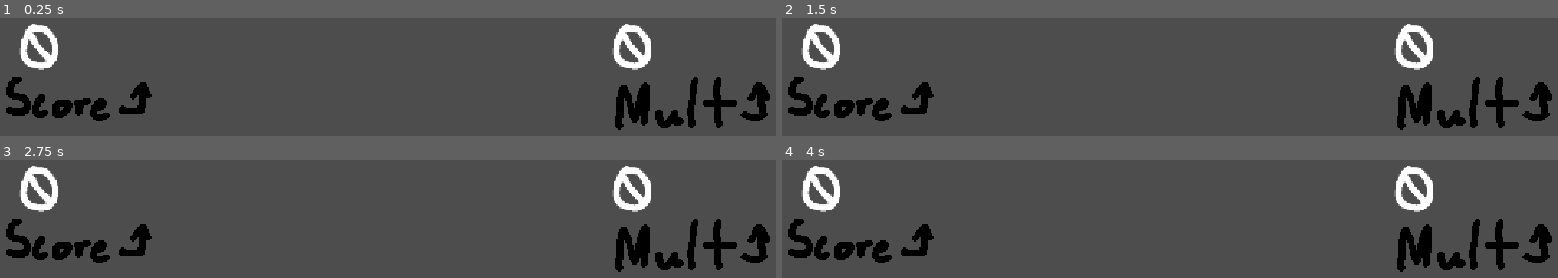
Above: before the commit, frames 1-4 (two rows, left to right).
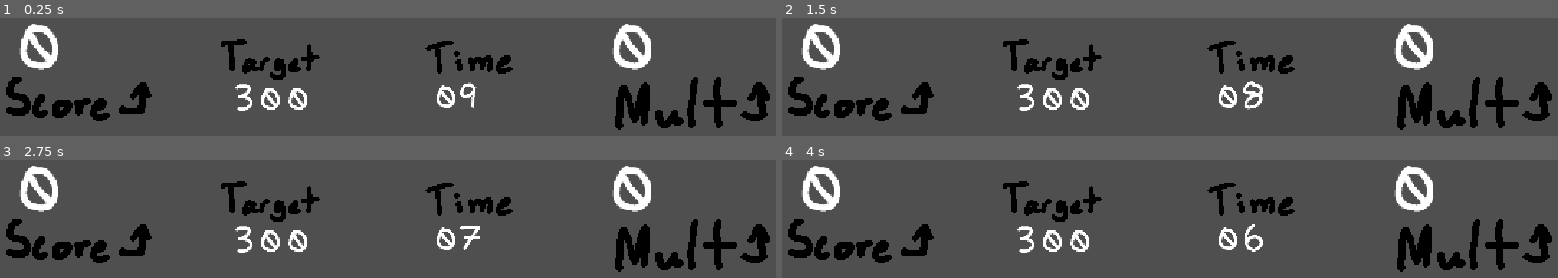
Above: after the commit, the same moments.

Repository: octokid12/Television
Game: Godot game, scene res://UI.tscn
Same seed, same stepped clock (60 frames per second), same inputs: the game is played once before the commit and once after it. Before the commit the project has no main scene; this scene is started directly in both runs.
Inputs (mouse positions are in pixels of both pictures, inside the frame that each line leads up to):
- Up to frame 1 (0.25 s): no input
- Up to frame 2 (1.5 s): tap Enter (ui_accept) at 0.5, 1.35 s; move the mouse to (outside the picture) at 0.52 s; hold Enter (ui_accept) 0.53-1.28 s; click (outside the picture) at 0.67 s; move the mouse to (outside the picture) at 1.27 s; click (outside the picture) at 1.42 s
- Up to frame 3 (2.75 s): tap Enter (ui_accept) at 1.52, 1.82, 2 s; move the mouse to (outside the picture) at 2.02 s; hold Enter (ui_accept) from 2.03 s (still down); click (outside the picture) at 2.17 s
- Up to frame 4 (4 s): move the mouse to (outside the picture) at 2.77 s; release Enter (ui_accept) at 2.78 s; tap Enter (ui_accept) at 2.85, 3.02, 3.32, 3.5 s; click (outside the picture) at 2.92 s; move the mouse to (outside the picture) at 3.52 s; hold Enter (ui_accept) from 3.53 s (still down); click (outside the picture) at 3.67 s

The runs differ from the first frame. In frame 1, 3.3% of the frame differs, in the area x 28-67%, y 17-79%; in frame 2, 3.4%; in frame 3, 3.3%; in frame 4, 3.3%.

Commit message:
more content

Diff:
--- a/Player.tscn
+++ b/Player.tscn
@@ -2,6 +2,7 @@
 
 [ext_resource type="Texture2D" uid="uid://dqwtjmpm3ee0d" path="res://Sprites/Terry.png" id="1_xhfnw"]
 [ext_resource type="Texture2D" uid="uid://lp1vykpit2u6" path="res://Sprites/dust.png" id="2_kpjcp"]
+[ext_resource type="Texture2D" uid="uid://ccwbwqg8dt8qs" path="res://Sprites/hypeandaura.png" id="3_kne1u"]
 
 [sub_resource type="GDScript" id="GDScript_grmq1"]
 script/source = "extends CharacterBody2D
@@ -38,6 +39,8 @@
 		animation.rotation = lerp_angle(rotation, 0, 0.2)
 
 func _physics_process(_delta):
+
+	Values.PlayerY = position.y
 
 	if Mode == \"Base\":
 		Multtimer -= 1
@@ -92,6 +95,12 @@
 
 func _on_area_2d_area_entered(_area: Area2D) -> void:
 	print(\"h\")
+
+
+func _on_firering_area_entered(_area: Area2D) -> void:
+	if Mode == \"Jump\":
+		$Fire.restart()
+		Values.Mult *= 2
 "
 
 [sub_resource type="AtlasTexture" id="AtlasTexture_kpjcp"]
@@ -202,14 +211,45 @@
 anim_speed_min = 1.0
 anim_speed_max = 2.0
 
+[sub_resource type="CircleShape2D" id="CircleShape2D_jb4wf"]
+radius = 27.0
+
+[sub_resource type="CanvasItemMaterial" id="CanvasItemMaterial_jb4wf"]
+particles_animation = true
+particles_anim_h_frames = 2
+particles_anim_v_frames = 2
+particles_anim_loop = false
+
+[sub_resource type="Curve" id="Curve_vstj6"]
+_data = [Vector2(0, 1), 0.0, 0.0, 0, 0, Vector2(0.73846155, 1), 0.0, 0.0, 0, 0, Vector2(1, 0), 0.0, 0.0, 0, 0]
+point_count = 3
+
+[sub_resource type="CurveTexture" id="CurveTexture_ci8qw"]
+curve = SubResource("Curve_vstj6")
+
+[sub_resource type="ParticleProcessMaterial" id="ParticleProcessMaterial_grmq1"]
+particle_flag_disable_z = true
+direction = Vector3(0, 1, 0)
+spread = 180.0
+initial_velocity_min = 50.0
+initial_velocity_max = 100.0
+gravity = Vector3(0, -98, 0)
+scale_min = 0.5
+alpha_curve = SubResource("CurveTexture_ci8qw")
+anim_speed_min = 1.0
+anim_speed_max = 2.0
+anim_offset_max = 1.0
+
 [node name="CharacterBody2D" type="CharacterBody2D" unique_id=1029943372]
 script = SubResource("GDScript_grmq1")
 
 [node name="Sprite" type="AnimatedSprite2D" parent="." unique_id=1521815821]
+z_index = 1
 texture_filter = 1
 position = Vector2(-6, 212)
 sprite_frames = SubResource("SpriteFrames_grmq1")
-animation = &"Hurt"
+animation = &"Jump"
+frame = 2
 offset = Vector2(6, -212)
 
 [node name="Area2D" type="Area2D" parent="." unique_id=260531875]
@@ -229,4 +269,25 @@
 texture = ExtResource("2_kpjcp")
 process_material = SubResource("ParticleProcessMaterial_xhfnw")
 
+[node name="Firering" type="Area2D" parent="." unique_id=184004956]
+collision_layer = 4
+collision_mask = 4
+
+[node name="CollisionShape2D" type="CollisionShape2D" parent="Firering" unique_id=963492578]
+position = Vector2(-5, 193)
+shape = SubResource("CircleShape2D_jb4wf")
+
+[node name="Fire" type="GPUParticles2D" parent="." unique_id=2097647425]
+z_index = 2
+texture_filter = 1
+material = SubResource("CanvasItemMaterial_jb4wf")
+position = Vector2(1, -12)
+emitting = false
+texture = ExtResource("3_kne1u")
+one_shot = true
+explosiveness = 1.0
+randomness = 0.5
+process_material = SubResource("ParticleProcessMaterial_grmq1")
+
 [connection signal="area_entered" from="Area2D" to="." method="_on_area_2d_area_entered"]
+[connection signal="area_entered" from="Firering" to="." method="_on_firering_area_entered"]
--- /dev/null
+++ b/Scenes/Levels/level.tscn
@@ -0,0 +1,84 @@
+[gd_scene format=3 uid="uid://c0dwbmk8xs6tr"]
+
+[ext_resource type="Texture2D" uid="uid://c4aghggmk683e" path="res://Sprites/Sprite-0005.png" id="1_tq1so"]
+[ext_resource type="PackedScene" uid="uid://caso526hh1kb4" path="res://Player.tscn" id="2_rv5g2"]
+[ext_resource type="PackedScene" uid="uid://calha58w8nefh" path="res://UI.tscn" id="3_lhx7y"]
+[ext_resource type="Script" uid="uid://d3ub0u2fr8oe" path="res://Scripts/Cam.gd" id="4_i5435"]
+
+[sub_resource type="GDScript" id="GDScript_kfdsr"]
+resource_name = "Level1"
+script/source = "extends Node2D
+
+@onready var Player = $CharacterBody2D
+
+@onready var Pattern1 = preload(\"res://Scenes/Patterns/pattern_1.tscn\")
+@onready var Pattern2 = preload(\"res://Scenes/Patterns/pattern_2.tscn\")
+@onready var Pattern3 = preload(\"res://Scenes/Patterns/pattern_3hole.tscn\")
+@onready var Fring = preload(\"res://fring.tscn\")
+var Pattern1Delay: int = 100
+var Pattern2Delay: int = 200
+var Pattern3Delay:int = 100
+var Fringdealy: int = 300
+
+func _ready() -> void:
+	pass
+
+
+# Called every frame. 'delta' is the elapsed time since the previous frame.
+func _physics_process(_delta: float) -> void:
+	var SquarePattern = Pattern1.instantiate()
+	var unstaggeredSquare = Pattern2.instantiate()
+	var Followhole = Pattern3.instantiate()
+	var Hoop = Fring.instantiate()
+	if Pattern1Delay <= 0:
+		Pattern1Delay = 50
+		SquarePattern.position = Vector2(randi_range(13, 1148), randi_range(9, 626))
+		add_child(SquarePattern)
+	Pattern1Delay -= 1
+
+
+	if Pattern2Delay <= 0:
+		Pattern2Delay = 50
+		unstaggeredSquare.position = Vector2(randi_range(13, 1148), randi_range(9, 626))
+		add_child(unstaggeredSquare)
+	Pattern2Delay -= 1
+
+	if Pattern3Delay <= 0:
+		Pattern3Delay = 75
+		Followhole.position = Vector2(Player.position.x + randi_range(20, -20), Player.position.y + 193)
+		add_child(Followhole)
+	Pattern3Delay -= 1
+
+	if Fringdealy <= 0:
+		Fringdealy = 200
+		Hoop.position = Vector2(randi_range(43, 1079), randi_range(100, 356))
+		add_child(Hoop)
+	Fringdealy -= 1
+"
+
+[node name="Level" type="Node2D" unique_id=374076405]
+process_mode = 1
+script = SubResource("GDScript_kfdsr")
+
+[node name="BG" type="Sprite2D" parent="." unique_id=1321232466]
+z_index = -10
+texture_filter = 1
+position = Vector2(576, 322)
+scale = Vector2(1.1, 1.1)
+texture = ExtResource("1_tq1so")
+
+[node name="CharacterBody2D" parent="." unique_id=1029943372 instance=ExtResource("2_rv5g2")]
+position = Vector2(396, 188)
+
+[node name="CanvasLayer" parent="." unique_id=428428846 instance=ExtResource("3_lhx7y")]
+
+[node name="Camera2D" type="Camera2D" parent="." unique_id=2008483679]
+position = Vector2(575, 322)
+script = ExtResource("4_i5435")
+
+[node name="Time" type="Timer" parent="." unique_id=650921728]
+process_mode = 1
+wait_time = 60.0
+autostart = true
+
+[connection signal="HP_Changed" from="CharacterBody2D" to="Camera2D" method="_on_player_hp_changed"]
--- a/level.tscn
+++ b/Scenes/Levels/level2.tscn
@@ -1,9 +1,9 @@
-[gd_scene format=3 uid="uid://c0dwbmk8xs6tr"]
+[gd_scene format=3 uid="uid://3l8yvvlxrvfe"]
 
-[ext_resource type="Texture2D" uid="uid://c4aghggmk683e" path="res://Sprites/Sprite-0005.png" id="1_u52ul"]
-[ext_resource type="PackedScene" uid="uid://caso526hh1kb4" path="res://Player.tscn" id="2_vonw3"]
-[ext_resource type="PackedScene" uid="uid://calha58w8nefh" path="res://UI.tscn" id="3_oi3di"]
-[ext_resource type="Script" uid="uid://d3ub0u2fr8oe" path="res://Scripts/Cam.gd" id="4_0b4ue"]
+[ext_resource type="Texture2D" uid="uid://cm3rshyd6mqo7" path="res://Sprites/Road.png" id="1_3f8mu"]
+[ext_resource type="PackedScene" uid="uid://caso526hh1kb4" path="res://Player.tscn" id="2_5j5u1"]
+[ext_resource type="PackedScene" uid="uid://calha58w8nefh" path="res://UI.tscn" id="3_tnuy3"]
+[ext_resource type="Script" uid="uid://d3ub0u2fr8oe" path="res://Scripts/Cam.gd" id="4_d15yg"]
 
 [sub_resource type="GDScript" id="GDScript_kfdsr"]
 resource_name = "Level1"
@@ -14,9 +14,11 @@
 @onready var Pattern1 = preload(\"res://Scenes/Patterns/pattern_1.tscn\")
 @onready var Pattern2 = preload(\"res://Scenes/Patterns/pattern_2.tscn\")
 @onready var Pattern3 = preload(\"res://Scenes/Patterns/pattern_3hole.tscn\")
+@onready var Fring = preload(\"res://fring.tscn\")
 var Pattern1Delay: int = 100
 var Pattern2Delay: int = 200
 var Pattern3Delay:int = 100
+var Fringdealy: int = 300
 
 func _ready() -> void:
 	pass
@@ -27,6 +29,7 @@
 	var SquarePattern = Pattern1.instantiate()
 	var unstaggeredSquare = Pattern2.instantiate()
 	var Followhole = Pattern3.instantiate()
+	var Hoop = Fring.instantiate()
 	if Pattern1Delay <= 0:
 		Pattern1Delay = 50
 		SquarePattern.position = Vector2(randi_range(13, 1148), randi_range(9, 626))
@@ -45,9 +48,16 @@
 		Followhole.position = Vector2(Player.position.x + randi_range(20, -20), Player.position.y + 193)
 		add_child(Followhole)
 	Pattern3Delay -= 1
+
+	if Fringdealy <= 0:
+		Fringdealy = 200
+		Hoop.position = Vector2(randi_range(43, 1079), randi_range(100, 356))
+		add_child(Hoop)
+	Fringdealy -= 1
 "
 
 [node name="Level" type="Node2D" unique_id=374076405]
+process_mode = 1
 script = SubResource("GDScript_kfdsr")
 
 [node name="BG" type="Sprite2D" parent="." unique_id=1321232466]
@@ -55,15 +65,20 @@
 texture_filter = 1
 position = Vector2(576, 322)
 scale = Vector2(1.1, 1.1)
-texture = ExtResource("1_u52ul")
+texture = ExtResource("1_3f8mu")
 
-[node name="CharacterBody2D" parent="." unique_id=1029943372 instance=ExtResource("2_vonw3")]
-position = Vector2(349, 94)
+[node name="CharacterBody2D" parent="." unique_id=1029943372 instance=ExtResource("2_5j5u1")]
+position = Vector2(396, 188)
 
-[node name="CanvasLayer" parent="." unique_id=428428846 instance=ExtResource("3_oi3di")]
+[node name="CanvasLayer" parent="." unique_id=428428846 instance=ExtResource("3_tnuy3")]
 
 [node name="Camera2D" type="Camera2D" parent="." unique_id=2008483679]
 position = Vector2(575, 322)
-script = ExtResource("4_0b4ue")
+script = ExtResource("4_d15yg")
+
+[node name="Time" type="Timer" parent="." unique_id=650921728]
+process_mode = 1
+wait_time = 60.0
+autostart = true
 
 [connection signal="HP_Changed" from="CharacterBody2D" to="Camera2D" method="_on_player_hp_changed"]
--- /dev/null
+++ b/Scenes/loading.tscn
@@ -0,0 +1,32 @@
+[gd_scene format=3 uid="uid://d0qcotghs0iw4"]
+
+[ext_resource type="Script" uid="uid://c4rd7qpu1axk3" path="res://loading.gd" id="1_fim2r"]
+[ext_resource type="Texture2D" uid="uid://cdditi8nipe76" path="res://Sprites/StagePortraits/stage1.png" id="2_k66n3"]
+
+[node name="Loading" type="Node2D" unique_id=568957543]
+script = ExtResource("1_fim2r")
+
+[node name="Stage1" type="Sprite2D" parent="." unique_id=1169353500]
+z_index = 1
+position = Vector2(722, 283)
+texture = ExtResource("2_k66n3")
+
+[node name="ColorRect" type="ColorRect" parent="." unique_id=1508452309]
+offset_left = -34.0
+offset_top = -9.0
+offset_right = 1209.0
+offset_bottom = 673.0
+color = Color(0, 0, 0, 1)
+
+[node name="Label" type="Label" parent="." unique_id=924927915]
+offset_right = 40.0
+offset_bottom = 23.0
+text = "Loadin..."
+
+[node name="Done" type="Label" parent="." unique_id=1455057916]
+visible = false
+offset_left = 3.0
+offset_top = 38.0
+offset_right = 206.0
+offset_bottom = 61.0
+text = "Done loadin... Press Enter!"
--- /dev/null
+++ b/Scenes/main_menu.gd
@@ -0,0 +1,16 @@
+extends Node2D
+
+
+# Called when the node enters the scene tree for the first time.
+func _ready() -> void:
+	pass # Replace with function body.
+
+
+# Called every frame. 'delta' is the elapsed time since the previous frame.
+func _process(_delta: float) -> void:
+	pass
+
+
+func _on_play_normal_pressed() -> void:
+	Values.LoadableScene = "res://Scenes/Levels/level.tscn"
+	get_tree().change_scene_to_file("res://Scenes/loading.tscn")
--- /dev/null
+++ b/Scenes/main_menu.tscn
@@ -0,0 +1,34 @@
+[gd_scene format=3 uid="uid://cc0d571ixfdp8"]
+
+[ext_resource type="Script" uid="uid://ckscuwkjsu1q" path="res://Scenes/main_menu.gd" id="1_28flt"]
+
+[node name="Main menu" type="Node2D" unique_id=1892438682]
+script = ExtResource("1_28flt")
+
+[node name="VBoxContainer" type="VBoxContainer" parent="." unique_id=433013144]
+offset_left = 458.0
+offset_top = 382.0
+offset_right = 687.0
+offset_bottom = 483.0
+
+[node name="HBoxContainer" type="HBoxContainer" parent="VBoxContainer" unique_id=828443360]
+layout_mode = 2
+
+[node name="Play Normal" type="Button" parent="VBoxContainer/HBoxContainer" unique_id=196366895]
+layout_mode = 2
+text = "Play Campaign"
+
+[node name="Play Endless" type="Button" parent="VBoxContainer/HBoxContainer" unique_id=1221406724]
+layout_mode = 2
+text = "Play Endless"
+
+[node name="Settings" type="Button" parent="VBoxContainer" unique_id=1587097505]
+layout_mode = 2
+text = "Settings"
+
+[node name="Quit" type="Button" parent="VBoxContainer" unique_id=595904974]
+layout_mode = 2
+text = "Quit
+"
+
+[connection signal="pressed" from="VBoxContainer/HBoxContainer/Play Normal" to="." method="_on_play_normal_pressed"]
--- /dev/null
+++ b/Scenes/transitions.tscn
@@ -0,0 +1,72 @@
+[gd_scene format=3 uid="uid://cwruok0u0safl"]
+
+[ext_resource type="Texture2D" uid="uid://tvlhfgjbhcd6" path="res://Sprites/tran.png" id="1_q65v4"]
+
+[sub_resource type="Animation" id="Animation_q65v4"]
+length = 0.001
+tracks/0/type = "value"
+tracks/0/imported = false
+tracks/0/enabled = true
+tracks/0/path = NodePath("Transitions/Tran:visible")
+tracks/0/interp = 1
+tracks/0/loop_wrap = true
+tracks/0/keys = {
+"times": PackedFloat32Array(0),
+"transitions": PackedFloat32Array(1),
+"update": 1,
+"values": [true]
+}
+tracks/1/type = "value"
+tracks/1/imported = false
+tracks/1/enabled = true
+tracks/1/path = NodePath("Transitions/Tran:position")
+tracks/1/interp = 1
+tracks/1/loop_wrap = true
+tracks/1/keys = {
+"times": PackedFloat32Array(0),
+"transitions": PackedFloat32Array(1),
+"update": 0,
+"values": [Vector2(1765, 322)]
+}
+
+[sub_resource type="Animation" id="Animation_8qv0v"]
+resource_name = "Trianglewipe"
+length = 0.5
+tracks/0/type = "value"
+tracks/0/imported = false
+tracks/0/enabled = true
+tracks/0/path = NodePath("Transitions/Tran:visible")
+tracks/0/interp = 1
+tracks/0/loop_wrap = true
+tracks/0/keys = {
+"times": PackedFloat32Array(0),
+"transitions": PackedFloat32Array(1),
+"update": 1,
+"values": [true]
+}
+tracks/1/type = "value"
+tracks/1/imported = false
+tracks/1/enabled = true
+tracks/1/path = NodePath("Transitions/Tran:position")
+tracks/1/interp = 1
+tracks/1/loop_wrap = true
+tracks/1/keys = {
+"times": PackedFloat32Array(0, 0.5),
+"transitions": PackedFloat32Array(1, 1),
+"update": 0,
+"values": [Vector2(1765, 322), Vector2(428, 322)]
+}
+
+[sub_resource type="AnimationLibrary" id="AnimationLibrary_l833j"]
+_data = {
+&"RESET": SubResource("Animation_q65v4"),
+&"Trianglewipe": SubResource("Animation_8qv0v")
+}
+
+[node name="Transitions" type="AnimationPlayer" unique_id=1455238034]
+libraries/ = SubResource("AnimationLibrary_l833j")
+
+[node name="Tran" type="Sprite2D" parent="." unique_id=923930610]
+texture_filter = 1
+position = Vector2(428, 322)
+texture = ExtResource("1_q65v4")
--- a/Scripts/Cam.gd
+++ b/Scripts/Cam.gd
@@ -11,8 +11,6 @@
 		shake_strength = lerp(shake_strength, 0.0, shake_fade * delta)
 		offset = Vector2(randf_range(-shake_strength, shake_strength),
 						 randf_range(-shake_strength, shake_strength))
-	walkturn += 0.05
-	self.rotation = cos(walkturn)/500
 
 
 func _on_player_hp_changed() -> void:
--- a/Scripts/Values.gd
+++ b/Scripts/Values.gd
@@ -2,3 +2,14 @@
 
 var Score: int = 0
 var Mult: int = 0
+
+var Target
+
+var PlayerY: int
+
+
+var LoadableScene: String
+
+func _process(_delta: float) -> void:
+	if Mult < 0:
+		Mult = 0
--- /dev/null
+++ b/Scripts/fring.gd
@@ -0,0 +1,20 @@
+extends Node2D
+
+
+
+func _ready() -> void:
+	await get_tree().create_timer(5).timeout
+	queue_free()
+
+
+# Called every frame. 'delta' is the elapsed time since the previous frame.
+func _process(_delta: float) -> void:
+	if Values.PlayerY > position.y:
+		z_index = 0
+	else:
+		z_index = 1
+
+
+func _on_area_2d_area_entered(_area: Area2D) -> void:
+	await get_tree().create_timer(0.2).timeout
+	queue_free()
--- a/Scripts/ui.gd
+++ b/Scripts/ui.gd
@@ -1,5 +1,7 @@
 extends CanvasLayer
 
+@onready var timer = $Timer
+@onready var Labeltime = $Time/Time2
 
 # Called when the node enters the scene tree for the first time.
 func _ready() -> void:
@@ -8,5 +10,25 @@
 
 # Called every frame. 'delta' is the elapsed time since the previous frame.
 func _process(_delta: float) -> void:
+
+	if Values.Score >= int($Target/TargetScore.text):
+		$Score.modulate = "ffe945"
+	else:
+		$Score.modulate = "ffffff"
+
+
 	$Score.text = str(Values.Score)
 	$Mult.text = str(Values.Mult)
+	Labeltime.text = "%02d" % Time_Left()
+
+
+
+func Time_Left():
+	var time_left = timer.time_left
+	var minui = floor(time_left)
+	return minui
+
+
+func _on_timer_timeout() -> void:
+	get_tree().set_pause(true)
+	print("time's up!")
--- a/UI.tscn
+++ b/UI.tscn
@@ -6,30 +6,78 @@
 
 [sub_resource type="AtlasTexture" id="AtlasTexture_grmq1"]
 atlas = ExtResource("1_b3bc3")
-region = Rect2(0, 0, 256, 0)
+region = Rect2(0, 0, 256, 96)
 
 [sub_resource type="AtlasTexture" id="AtlasTexture_b3bc3"]
 atlas = ExtResource("1_b3bc3")
-region = Rect2(256, 0, 256, 0)
+region = Rect2(256, 0, 256, 96)
+
+[sub_resource type="AtlasTexture" id="AtlasTexture_g6l6n"]
+atlas = ExtResource("1_b3bc3")
+region = Rect2(256, 96, 256, 96)
+
+[sub_resource type="AtlasTexture" id="AtlasTexture_qui0h"]
+atlas = ExtResource("1_b3bc3")
+region = Rect2(0, 96, 256, 96)
 
 [node name="CanvasLayer" type="CanvasLayer" unique_id=428428846]
 script = ExtResource("1_3b2b5")
 
-[node name="Sprite2D" type="Sprite2D" parent="." unique_id=681072867]
+[node name="ColorRect" type="ColorRect" parent="." unique_id=1807284106]
+offset_left = -57.0
+offset_right = 1205.0
+offset_bottom = 214.0
+color = Color(0.34117648, 0.34117648, 0.34117648, 0.22352941)
+
+[node name="Score2" type="Sprite2D" parent="." unique_id=681072867]
 texture_filter = 1
 position = Vector2(113, 109)
 texture = SubResource("AtlasTexture_grmq1")
 
-[node name="Sprite2D2" type="Sprite2D" parent="." unique_id=900211967]
+[node name="Mult2" type="Sprite2D" parent="." unique_id=900211967]
 texture_filter = 1
 position = Vector2(1002, 125)
 texture = SubResource("AtlasTexture_b3bc3")
+
+[node name="Target" type="Sprite2D" parent="." unique_id=743048419]
+texture_filter = 1
+position = Vector2(412, 64)
+scale = Vector2(0.7, 0.7)
+texture = SubResource("AtlasTexture_g6l6n")
+
+[node name="TargetScore" type="Label" parent="Target" unique_id=1924318352]
+texture_filter = 1
+offset_left = -98.57147
+offset_top = 55.714294
+offset_right = 144.42853
+offset_bottom = 78.714294
+scale = Vector2(0.7, 0.7)
+theme_override_fonts/font = ExtResource("3_g6l6n")
+theme_override_font_sizes/font_size = 8
+text = "300"
+
+[node name="Time" type="Sprite2D" parent="." unique_id=1500644528]
+texture_filter = 1
+position = Vector2(713, 61.000015)
+scale = Vector2(0.7, 0.7)
+texture = SubResource("AtlasTexture_qui0h")
+
+[node name="Time2" type="Label" parent="Time" unique_id=1934486787]
+texture_filter = 1
+offset_left = -117.14281
+offset_top = 55.71427
+offset_right = 125.85719
+offset_bottom = 78.71427
+scale = Vector2(0.7, 0.7)
+theme_override_fonts/font = ExtResource("3_g6l6n")
+theme_override_font_sizes/font_size = 8
+text = "000"
 
 [node name="Score" type="Label" parent="." unique_id=1847280736]
 texture_filter = 1
 offset_left = 22.0
 offset_top = 5.0
-offset_right = 62.0
+offset_right = 265.0
 offset_bottom = 28.0
 theme_override_fonts/font = ExtResource("3_g6l6n")
 theme_override_font_sizes/font_size = 8
@@ -44,3 +92,9 @@
 theme_override_fonts/font = ExtResource("3_g6l6n")
 theme_override_font_sizes/font_size = 8
 text = "000"
+
+[node name="Timer" type="Timer" parent="." unique_id=1910731607]
+wait_time = 10.0
+autostart = true
+
+[connection signal="timeout" from="Timer" to="." method="_on_timer_timeout"]
--- /dev/null
+++ b/fring.tscn
@@ -0,0 +1,85 @@
+[gd_scene format=3 uid="uid://dlx0272tjp3an"]
+
+[ext_resource type="Script" uid="uid://dyjerwfvb5stu" path="res://Scripts/fring.gd" id="1_d0ff5"]
+[ext_resource type="Texture2D" uid="uid://ifw7vsheb3rn" path="res://Sprites/fring.png" id="1_ioeho"]
+
+[sub_resource type="CircleShape2D" id="CircleShape2D_grmq1"]
+radius = 36.0
+
+[sub_resource type="AtlasTexture" id="AtlasTexture_d0ff5"]
+atlas = ExtResource("1_ioeho")
+region = Rect2(0, 512, 96, 512)
+
+[sub_resource type="AtlasTexture" id="AtlasTexture_8high"]
+atlas = ExtResource("1_ioeho")
+region = Rect2(96, 512, 96, 512)
+
+[sub_resource type="AtlasTexture" id="AtlasTexture_unxn8"]
+atlas = ExtResource("1_ioeho")
+region = Rect2(0, 0, 96, 512)
+
+[sub_resource type="AtlasTexture" id="AtlasTexture_wonmv"]
+atlas = ExtResource("1_ioeho")
+region = Rect2(96, 0, 96, 512)
+
+[sub_resource type="SpriteFrames" id="SpriteFrames_grmq1"]
+animations = [{
+"frames": [{
+"duration": 1.0,
+"texture": SubResource("AtlasTexture_d0ff5")
+}, {
+"duration": 1.0,
+"texture": SubResource("AtlasTexture_8high")
+}],
+"loop": 1,
+"name": &"left",
+"speed": 5.0
+}, {
+"frames": [{
+"duration": 1.0,
+"texture": SubResource("AtlasTexture_unxn8")
+}, {
+"duration": 1.0,
+"texture": SubResource("AtlasTexture_wonmv")
+}],
+"loop": 1,
+"name": &"right",
+"speed": 5.0
+}]
+
+[node name="Fring" type="Node2D" unique_id=1869478463]
+script = ExtResource("1_d0ff5")
+
+[node name="Area2D" type="Area2D" parent="." unique_id=443830746]
+collision_layer = 4
+collision_mask = 4
+
+[node name="CollisionShape2D" type="CollisionShape2D" parent="Area2D" unique_id=1868304236]
+position = Vector2(1, 241)
+shape = SubResource("CircleShape2D_grmq1")
+
+[node name="Sprites" type="Node2D" parent="." unique_id=1592868674]
+
+[node name="L" type="AnimatedSprite2D" parent="Sprites" unique_id=1668497228]
+texture_filter = 1
+sprite_frames = SubResource("SpriteFrames_grmq1")
+animation = &"left"
+autoplay = "left"
+frame_progress = 0.7790745
+
+[node name="R" type="AnimatedSprite2D" parent="Sprites" unique_id=944018860]
+z_index = 2
+texture_filter = 1
+sprite_frames = SubResource("SpriteFrames_grmq1")
+animation = &"right"
+autoplay = "right"
+frame_progress = 0.92627376
+
+[node name="ColorRect" type="ColorRect" parent="." unique_id=1201099875]
+offset_left = -10.0
+offset_top = 208.0
+offset_right = 8.0
+offset_bottom = 275.0
+color = Color(0, 0, 0, 0.57254905)
+
+[connection signal="area_entered" from="Area2D" to="." method="_on_area_2d_area_entered"]
--- /dev/null
+++ b/loading.gd
@@ -0,0 +1,23 @@
+extends Node2D
+
+var progress: Array[float] = []
+
+
+# Called when the node enters the scene tree for the first time.
+func _ready() -> void:
+	ResourceLoader.load_threaded_request(Values.LoadableScene)
+
+
+# Called every frame. 'delta' is the elapsed time since the previous frame.
+func _process(_delta: float) -> void:
+	var status = ResourceLoader.load_threaded_get_status(Values.LoadableScene, progress)
+
+	match status:
+		ResourceLoader.THREAD_LOAD_IN_PROGRESS:
+			pass
+		ResourceLoader.THREAD_LOAD_LOADED:
+			$Done.visible = true
+			var scene = ResourceLoader.load_threaded_get(Values.LoadableScene)
+			if Input.is_action_pressed("ui_accept"):
+				print("a")
+				get_tree().change_scene_to_packed(scene)
--- a/project.godot
+++ b/project.godot
@@ -11,6 +11,7 @@
 [application]
 
 config/name="Please Watch Out!"
+run/main_scene="uid://cc0d571ixfdp8"
 config/features=PackedStringArray("4.7", "Forward Plus")
 config/icon="res://Sprites/icon.svg"
 
@@ -26,6 +27,7 @@
 [layer_names]
 
 2d_physics/layer_2="Dangers"
+2d_physics/layer_3="Fire ring"
 
 [physics]
 
Not shown, added: Scenes/main_menu.gd.uid
Not shown, added: Scripts/fring.gd.uid
Binary file added: Sprites/Road.png
Not shown, added: Sprites/Road.png.import
Binary file added: Sprites/StagePortraits/stage1.png
Not shown, added: Sprites/StagePortraits/stage1.png.import
Binary file added: Sprites/fring.png
Not shown, added: Sprites/fring.png.import
Binary file added: Sprites/hypeandaura.png
Not shown, added: Sprites/hypeandaura.png.import
Binary file added: Sprites/tran.png
Not shown, added: Sprites/tran.png.import
(and 2 more such lines)
